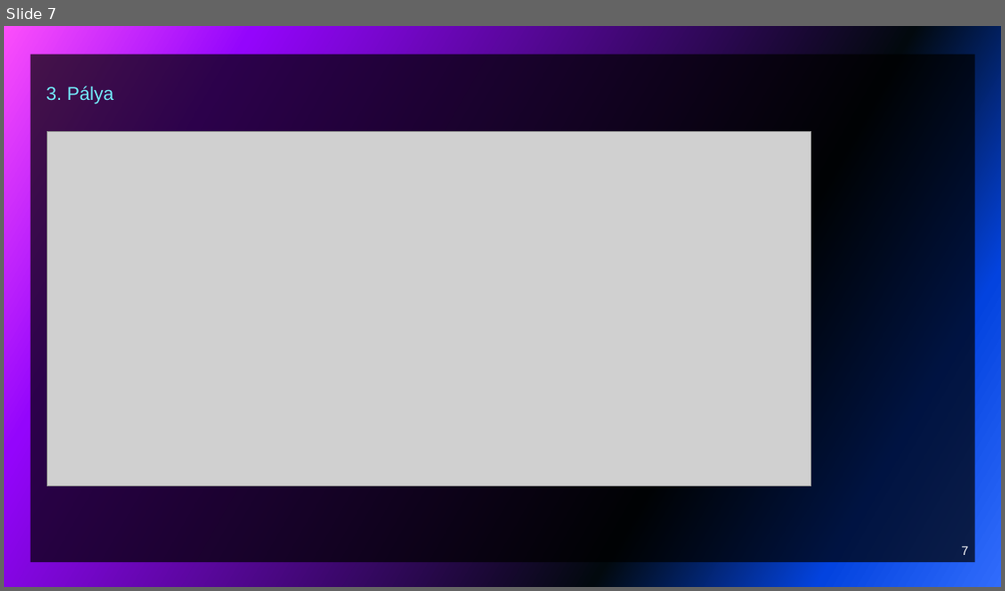
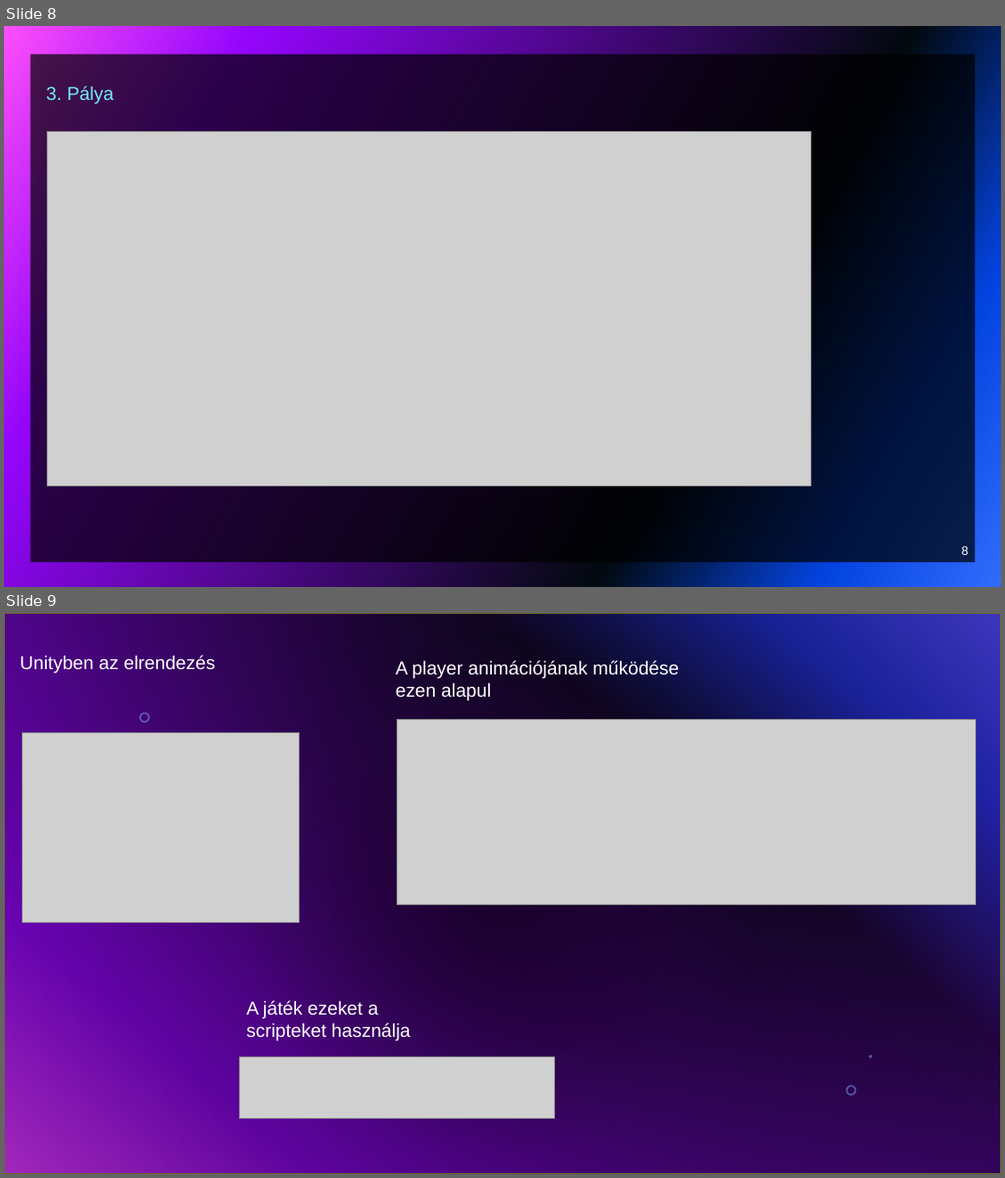
Before and after one commit to vargab3/Jumpermain, a slide deck: JUMPER.pptx. Shown one above the other, each under a label of ours: slide 7 before the commit, slides 8 and 9 after it. The pictures are 1005x591 and 1005x1178 pixels, drawn with LibreOffice and Linux fonts; fonts in the diff are those of the drawing; grey boxes stand for pictures; background and template pictures are left out. Boxes give left, top, right and bottom in pixels: in the first picture for what was removed or moved away, otherwise in the second. Text is boxed around its words. In the diff, an @@ line names an element or a change of style, - is before the commit and + after.

```diff
--- a/JUMPER.pptx
+++ b/JUMPER.pptx
@@ slide 9 added at (4, 613, 1001, 1174), background picture (left out) @@
@@ text added at (20, 655, 216, 674), 18 pt, text #FFFFFF @@
+Unityben az elrendezés
@@ text added at (396, 660, 679, 701), 18 pt, text #FFFFFF @@
+A player animációjának működése ezen alapul
@@ picture added at (22, 733, 299, 923) @@
@@ picture added at (396, 720, 975, 905) @@
@@ text added at (246, 1000, 411, 1041), 18 pt, text #FFFFFF @@
+A játék ezeket a scripteket használja
@@ picture added at (239, 1056, 554, 1118) @@
@@ group added at (4, 613, 1001, 1174): 3 freeform shapes, 1 rectangle @@
@@ what was slide 7 is now slide 8 @@
@@ page number at (962, 546, 969, 555): text changed @@
-7
+8
```
Also in this commit, not shown: 1 slide changed, 3 other slides added, 7 slides removed.
